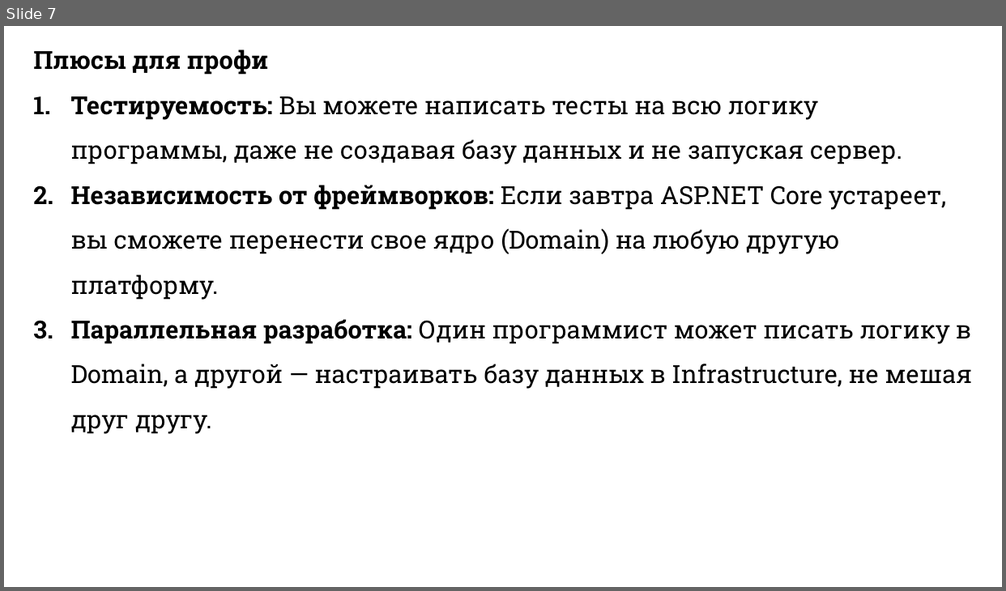
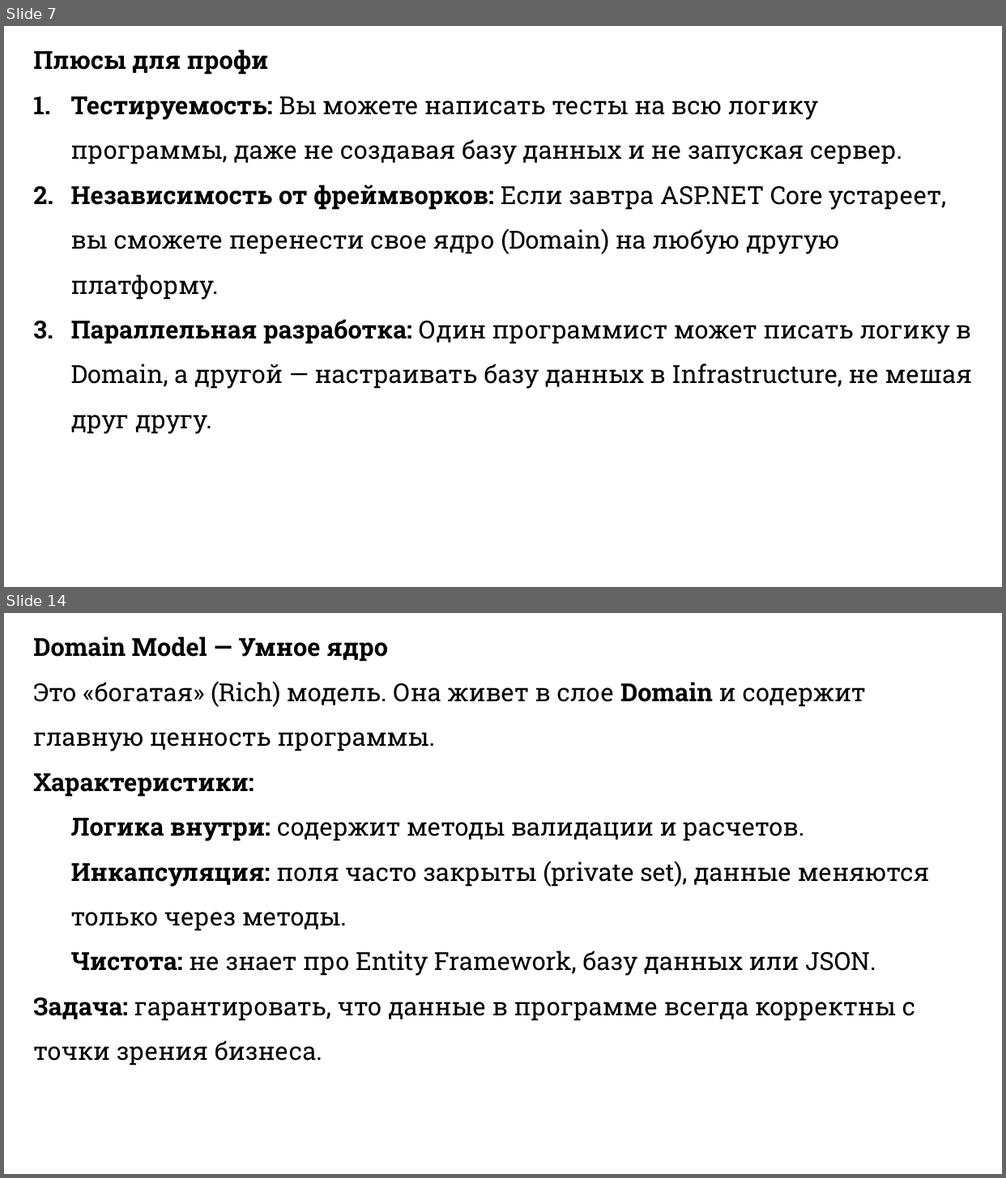
Before and after one commit to DaniilKlyukin/OOP-6, a slide deck: Лекции/ООП 2 лек 8.pptx. Shown one above the other, each under a label of ours: slide 7 before the commit, slides 7 and 14 after it; the slides between them are not shown. The pictures are 1006x591 and 1006x1178 pixels, drawn with LibreOffice and Linux fonts; fonts in the diff are those of the drawing. Boxes give left, top, right and bottom in pixels: in the first picture for what was removed or moved away, otherwise in the second. Text is boxed around its words. In the diff, an @@ line names an element or a change of style, - is before the commit and + after.

```diff
--- a/Лекции/ООП 2 лек 8.pptx
+++ b/Лекции/ООП 2 лек 8.pptx
@@ slide 14 added at (x1=4, y1=613, x2=1002, y2=1174), background #FFFFFF @@
@@ text added at (x1=33, y1=636, x2=929, y2=1066), 24 pt, text #000000 @@
+Domain Model — Умное ядро
+Это «богатая» (Rich) модель. Она живет в слое Domain и содержит главную ценность программы.
+Характеристики:
+  Логика внутри: содержит методы валидации и расчетов.
+  Инкапсуляция: поля часто закрыты (private set), данные меняются только через методы.
+  Чистота: не знает про Entity Framework, базу данных или JSON.
+Задача: гарантировать, что данные в программе всегда корректны с точки зрения бизнеса.
```
Also in this commit, not shown: 25 other slides added, 1 slide removed, 4 other files.
